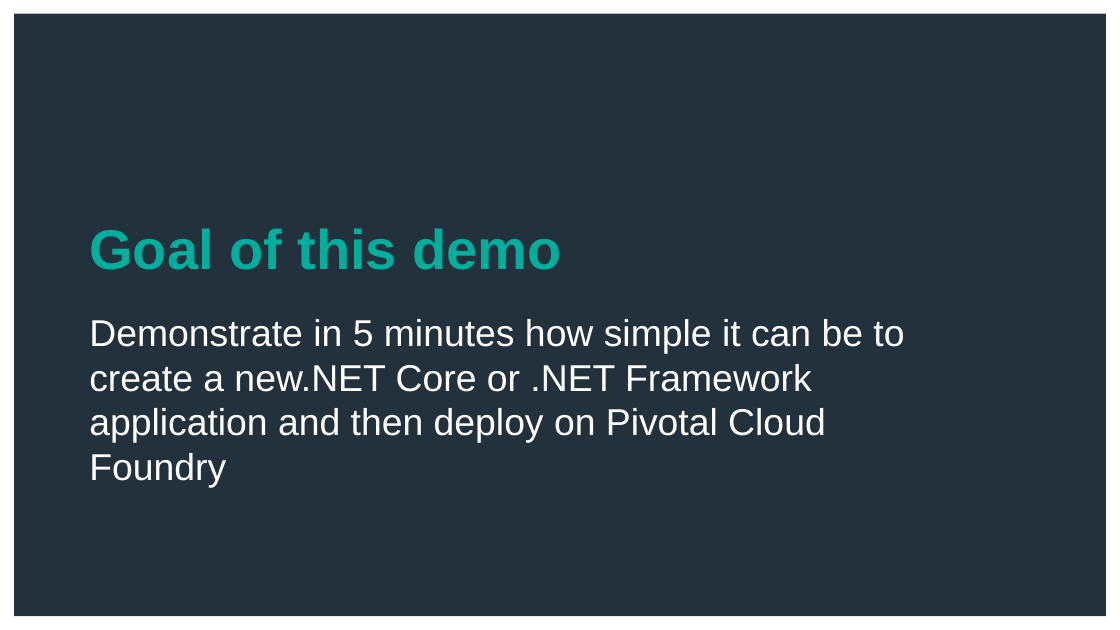
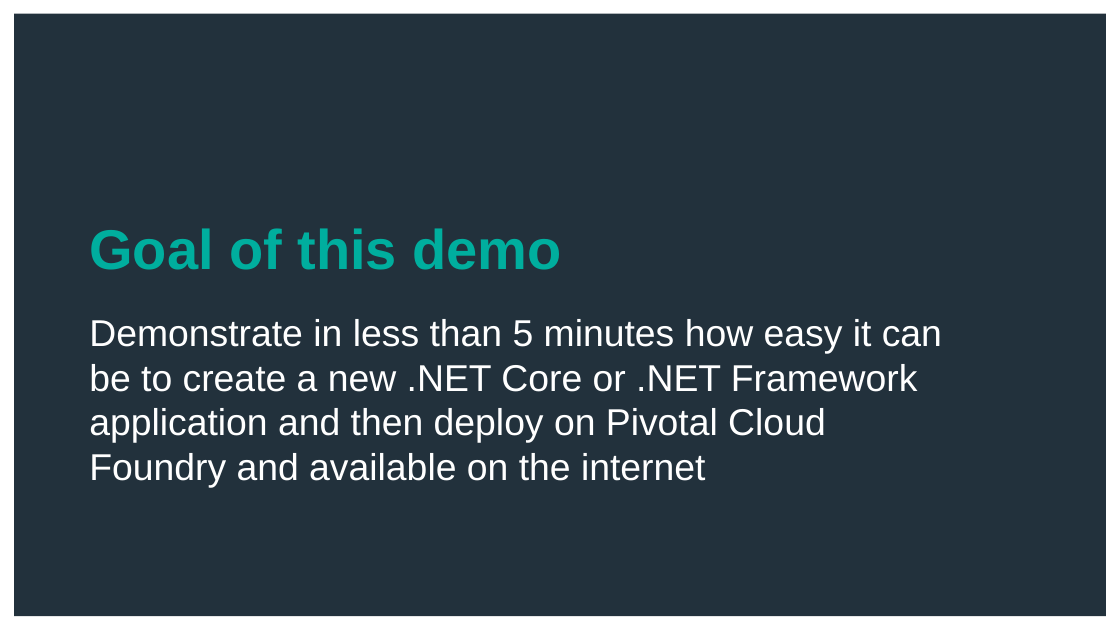
Before and after one commit to Tanzu-Solutions-Engineering/idea2prod-demo, a slide deck: slide 2 of instructions/Idea 2 Prod - S1P DotNet Demo.pptx. Drawn at 1120x630 pixels with LibreOffice and Linux fonts; fonts in the diff are those of the drawing; background and template pictures are left out. Boxes give left, top, right and bottom in pixels: in the first picture for what was removed or moved away, otherwise in the second. Text is boxed around its words. In the diff, an @@ line names an element or a change of style, - is before the commit and + after.

Commit message:
Updated for S1P 2018

```diff
--- a/instructions/Idea 2 Prod - S1P DotNet Demo.pptx
+++ b/instructions/Idea 2 Prod - S1P DotNet Demo.pptx
@@ text at (x1=89, y1=319, x2=942, y2=488): text changed @@
-Demonstrate in 5 minutes how simple it can be to create a new.NET Core or .NET Framework application and then deploy on Pivotal Cloud Foundry
+Demonstrate in less than 5 minutes how easy it can be to create a new .NET Core or .NET Framework application and then deploy on Pivotal Cloud Foundry and available on the internet
```
Also in this commit, not shown: 3 other slides changed, 1 slide added.
